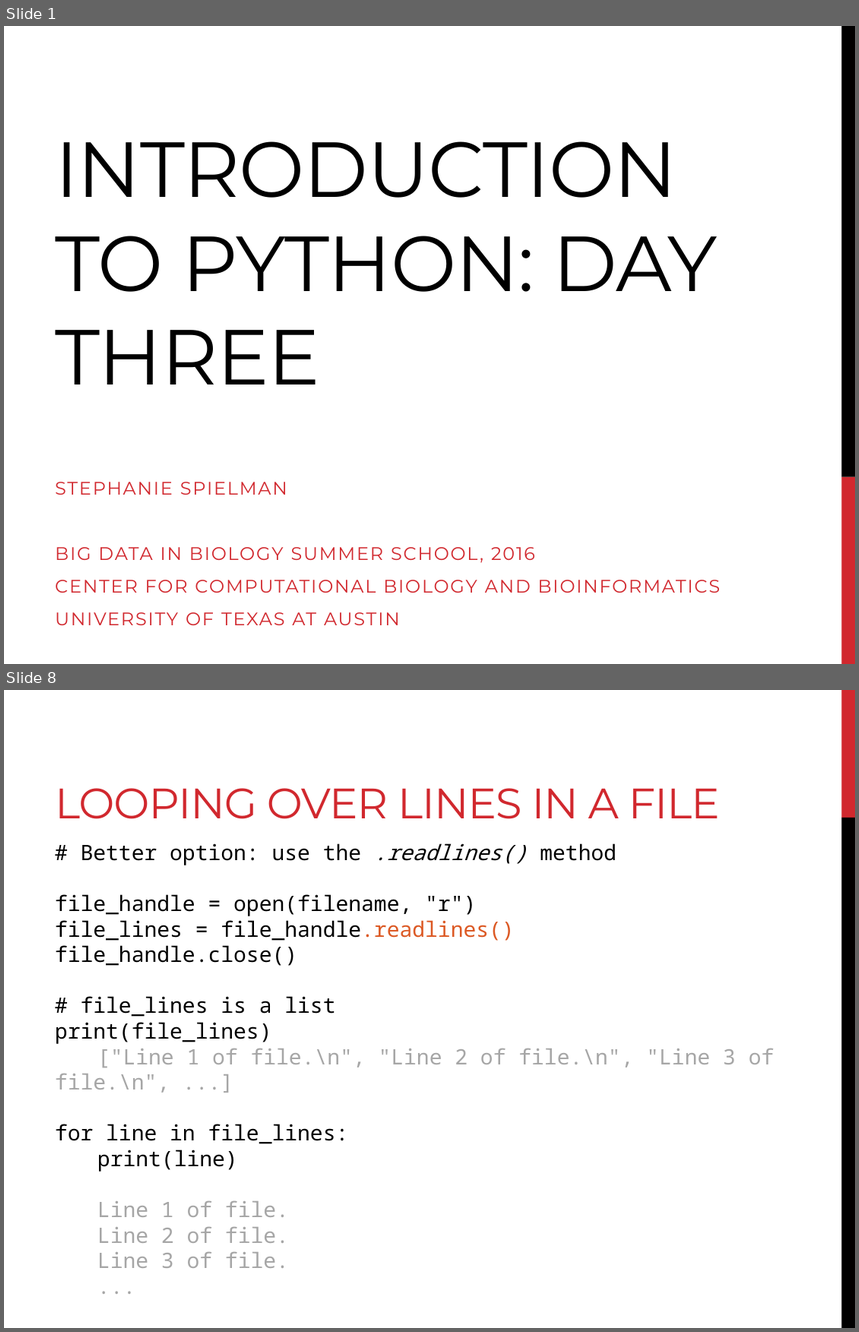
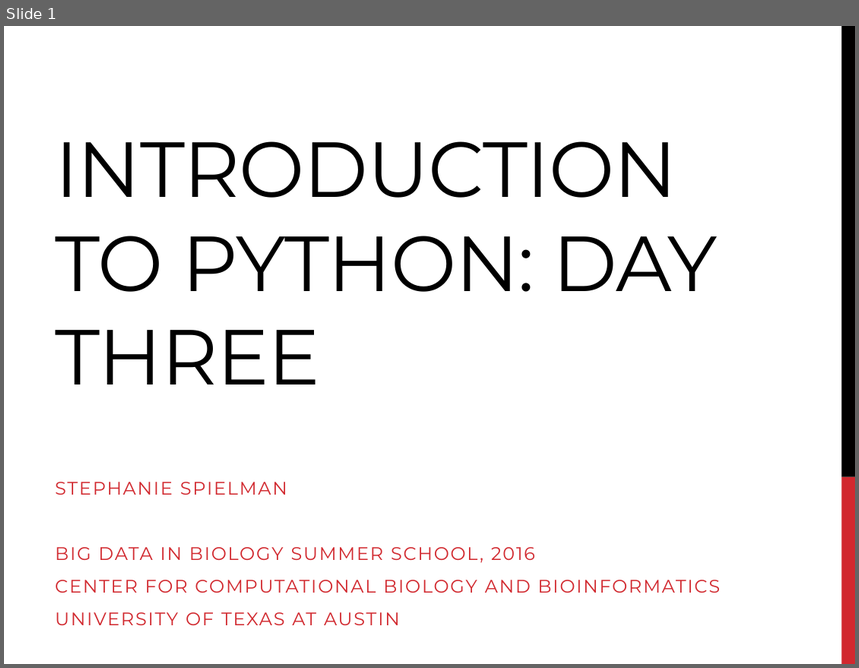
Before and after one commit to sjspielman/bdib2016_python, a slide deck: files/day3_materials/slides_day3.pptx. Shown one above the other, each under a label of ours: slides 1 and 8 before the commit, slide 1 after it; the slides between them are not shown. The pictures are 859x1332 and 859x668 pixels, drawn with LibreOffice and Linux fonts; fonts in the diff are those of the drawing. Boxes give left, top, right and bottom in pixels: in the first picture for what was removed or moved away, otherwise in the second. Text is boxed around its words. In the diff, an @@ line names an element or a change of style, - is before the commit and + after.

```diff
--- a/files/day3_materials/slides_day3.pptx
+++ b/files/day3_materials/slides_day3.pptx
@@ slide 8 removed at [4, 690, 855, 1328], background #FFFFFF @@
@@ rectangle removed at [842, 690, 855, 818] @@
@@ title removed at [55, 788, 720, 819] @@
-LOOPING OVER LINES IN A FILE
@@ rectangle removed at [842, 818, 855, 1328] @@
@@ text removed at [55, 844, 775, 1268] @@
-# Better option: use the .readlines() method
-file_handle = open(filename, "r")
-file_lines = file_handle.readlines()
-file_handle.close()
-# file_lines is a list
-print(file_lines)
-["Line 1 of file.\n", "Line 2 of file.\n", "Line 3 of file.\n", ...]
-for line in file_lines:
-print(line)
-Line 1 of file.
-Line 2 of file.
-Line 3 of file.
-...
```
Also in this commit, not shown: 23 slides added, 14 other slides removed, 30 other files.
